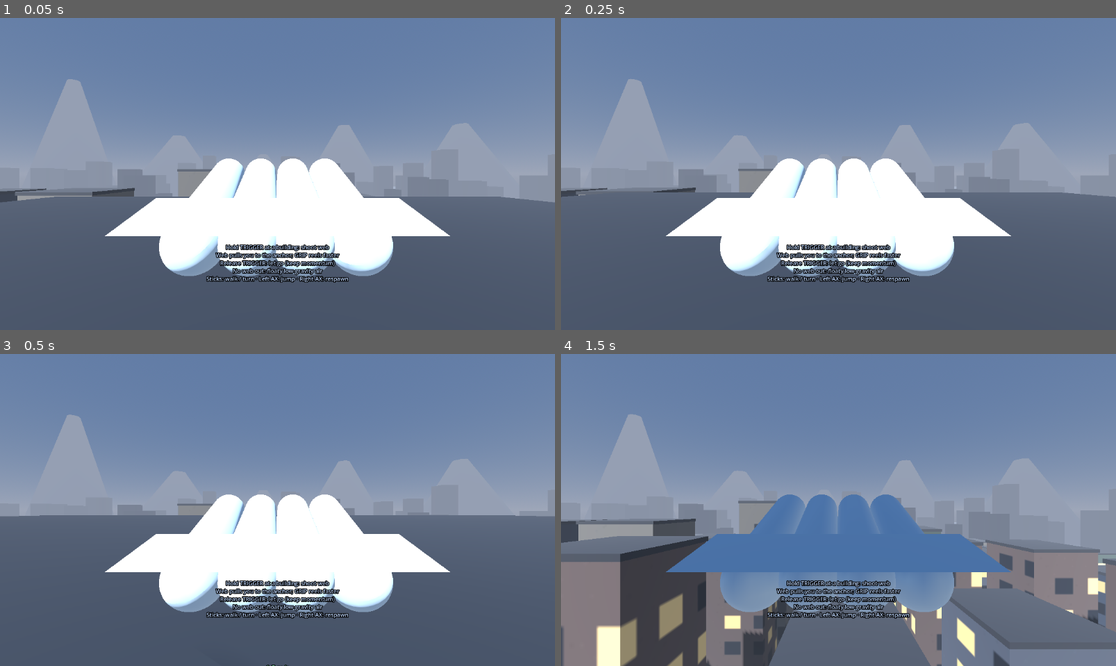
Above: before the commit, frames 1-4 (two rows, left to right).
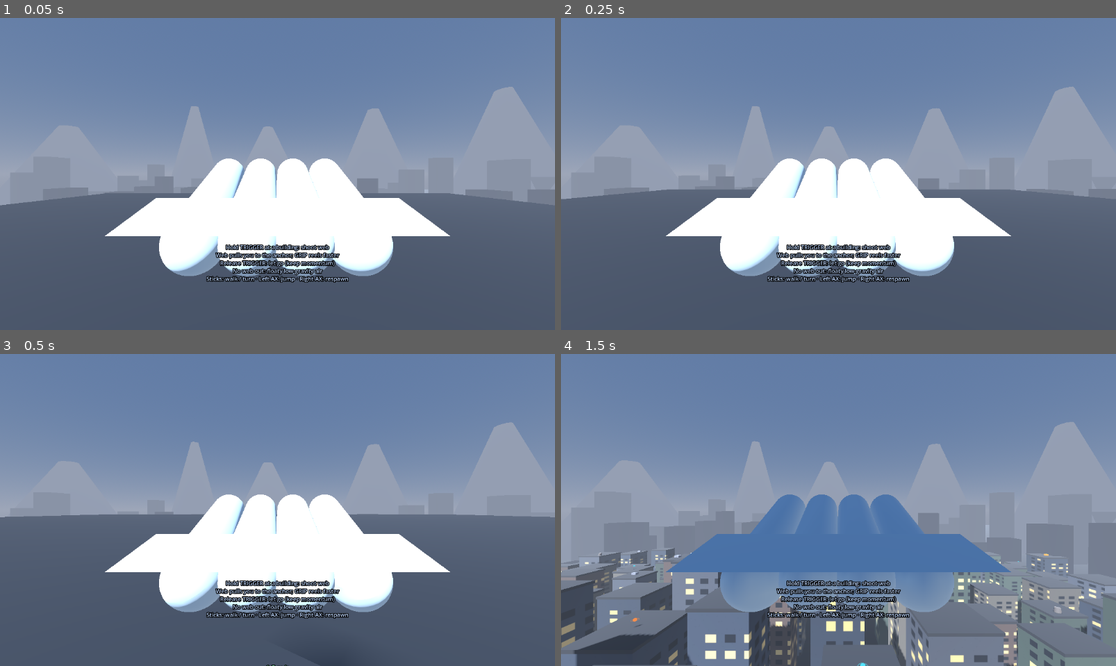
Above: after the commit, the same moments.

Repository: pblaas/free-floater
Game: Godot game, scene res://scenes/main.tscn
The game is run twice, just before and just after one commit, with the same random seed, the same clock (stepped at 60 frames per second) and the same inputs.
Inputs:
- Up to frame 1 (0.05 s): no input
- Up to frame 2 (0.25 s): no input
- Up to frame 3 (0.5 s): no input
- Up to frame 4 (1.5 s): no input

The runs differ from the first frame. In frame 1, 4.1% of the frame differs, in the area x 0-96%, y 19-81%; in frame 2, 3.7%; in frame 3, 3.1%; in frame 4, 22%, in the area x 0-100%, y 19-100%.

Commit message:
Adding powerups and scene detail

Diff:
--- a/app/project.godot
+++ b/app/project.godot
@@ -7,7 +7,7 @@
 [application]
 
 config/name="Free Floater"
-config/version="0.2.7"
+config/version="0.3.0"
 run/main_scene="res://scenes/main.tscn"
 config/features=PackedStringArray("4.7", "Mobile")
 
--- a/app/scripts/build_version.gd
+++ b/app/scripts/build_version.gd
@@ -1,2 +1,2 @@
 # Generated by tools/export.sh — do not edit.
-const TEXT := "v0.2.7 · 2026-11-10T22:41Z · 5dbb151"
+const TEXT := "v0.3.0 · 2026-11-10T23:16Z · 7daba67"
--- a/app/scripts/city_builder.gd
+++ b/app/scripts/city_builder.gd
@@ -12,10 +12,11 @@
 const CITY_SEED := 20261110
 const GROUND_SIZE := 1200.0
 const MIN_ROOF_CLEARANCE := 2.5
-const FACADE_W := 128
-const FACADE_H := 256
-const WINDOW_COLS := 5
-const WINDOW_ROWS := 12
+const FACADE_W := 256
+const FACADE_H := 512
+const WINDOW_COLS := 8
+const WINDOW_ROWS := 24
+const POWERUP_COUNT := 14
 
 @export var build_roof_hud := true
 
@@ -25,6 +26,9 @@
 var _rng := RandomNumberGenerator.new()
 var _textures: Array[ImageTexture] = []
 var _roof_mat: StandardMaterial3D
+var _ac_mat: StandardMaterial3D
+var _tank_mat: StandardMaterial3D
+var roof_spots: Array[Vector3] = []
 
 
 func _ready() -> void:
@@ -32,6 +36,7 @@
 	_build_materials()
 	_build_ground()
 	_build_buildings()
+	_build_powerups()
 	_build_light_rig()
 	_build_backdrop()
 
@@ -49,18 +54,24 @@
 	_roof_mat = StandardMaterial3D.new()
 	_roof_mat.albedo_color = Color(0.2, 0.21, 0.23)
 	_roof_mat.roughness = 0.95
+	_ac_mat = StandardMaterial3D.new()
+	_ac_mat.albedo_color = Color(0.55, 0.56, 0.6)
+	_ac_mat.roughness = 0.7
+	_tank_mat = StandardMaterial3D.new()
+	_tank_mat.albedo_color = Color(0.45, 0.42, 0.4)
+	_tank_mat.roughness = 0.8
 
 
 func _make_facade_texture(base: Color) -> ImageTexture:
 	var img := Image.create(FACADE_W, FACADE_H, false, Image.FORMAT_RGB8)
 	img.fill(base)
-	for i in 600:
+	for i in 3000:
 		var shade := _rng.randf_range(-0.05, 0.05)
 		var c := base * (1.0 + shade)
 		img.set_pixel(_rng.randi() % FACADE_W, _rng.randi() % FACADE_H, c)
-	var margin_x := 10.0
-	var margin_top := 12.0
-	var margin_bottom := 8.0
+	var margin_x := 20.0
+	var margin_top := 24.0
+	var margin_bottom := 16.0
 	var cell_w := (FACADE_W - margin_x * 2.0) / WINDOW_COLS
 	var cell_h := (FACADE_H - margin_top - margin_bottom) / WINDOW_ROWS
 	for row in WINDOW_ROWS:
@@ -129,6 +140,7 @@
 			var building := _make_building(pos, width, depth, height)
 			root.add_child(building)
 			building_count += 1
+			roof_spots.append(pos + Vector3(0.0, height + 0.5, 0.0))
 			if dist_to_center < SPACING:
 				spawn_building = building
 
@@ -170,6 +182,7 @@
 	roof_cap.material_override = _roof_mat
 	roof_cap.position = Vector3(0.0, height + 0.25, 0.0)
 	building.add_child(roof_cap)
+	_add_roof_prop(building, width, depth, height)
 
 	var body := StaticBody3D.new()
 	body.name = "Body"
@@ -197,6 +210,53 @@
 		building.add_child(roof)
 
 	return building
+
+
+func _add_roof_prop(building: Node3D, width: float, depth: float, height: float) -> void:
+	var roll := _rng.randf()
+	var prop := MeshInstance3D.new()
+	var x := _rng.randf_range(-(width * 0.5 - 1.6), width * 0.5 - 1.6)
+	var z := _rng.randf_range(-(depth * 0.5 - 1.6), depth * 0.5 - 1.6)
+	if roll < 0.18:
+		prop.name = "AcUnit"
+		var mesh := BoxMesh.new()
+		mesh.size = Vector3(1.4, 0.7, 1.1)
+		prop.mesh = mesh
+		prop.material_override = _ac_mat
+		prop.position = Vector3(x, height + 0.5 + 0.35, z)
+	elif roll < 0.3:
+		prop.name = "WaterTank"
+		var mesh := CylinderMesh.new()
+		mesh.top_radius = 0.55
+		mesh.bottom_radius = 0.6
+		mesh.height = 1.1
+		prop.mesh = mesh
+		prop.material_override = _tank_mat
+		prop.position = Vector3(x, height + 0.5 + 0.55, z)
+	else:
+		return
+	building.add_child(prop)
+
+
+func _build_powerups() -> void:
+	var container := Node3D.new()
+	container.name = "PowerUps"
+	add_child(container)
+	if roof_spots.is_empty():
+		return
+	var kinds := [PowerUp.LOWGRAV, PowerUp.TURBO]
+	for i in POWERUP_COUNT:
+		var spot := roof_spots[_rng.randi() % roof_spots.size()]
+		var pickup := PowerUp.new()
+		pickup.kind = kinds[i % kinds.size()]
+		pickup.position = spot + Vector3(0.0, 1.1, 0.0)
+		container.add_child(pickup)
+
+
+func random_roof_spot() -> Vector3:
+	if roof_spots.is_empty():
+		return Vector3.ZERO
+	return roof_spots[_rng.randi() % roof_spots.size()] + Vector3(0.0, 1.1, 0.0)
 
 
 func _build_backdrop() -> void:
--- /dev/null
+++ b/app/scripts/powerup.gd
@@ -0,0 +1,94 @@
+extends Node3D
+class_name PowerUp
+
+## Rooftop powerup orb: spins above a roof, hides on collect, respawns
+## at a random roof after a delay. Kind determines the buff and color.
+
+const LOWGRAV := "lowgrav"
+const TURBO := "turbo"
+const RESPAWN_SECONDS := 25.0
+const SPIN_SPEED := 1.8
+const BOB_AMPLITUDE := 0.25
+const BOB_SPEED := 2.0
+
+const COLORS := {
+	LOWGRAV: Color(0.3, 0.9, 1.0),
+	TURBO: Color(1.0, 0.55, 0.2),
+}
+
+var kind := LOWGRAV
+var collected := false
+
+var _phase := 0.0
+var _ring: MeshInstance3D
+var _core: MeshInstance3D
+
+
+func _ready() -> void:
+	add_to_group("powerups")
+	_phase = fmod(global_position.x + global_position.z, TAU)
+	var color: Color = COLORS[kind]
+
+	_core = MeshInstance3D.new()
+	_core.name = "Core"
+	var core_mesh := SphereMesh.new()
+	core_mesh.radius = 0.26
+	core_mesh.height = 0.52
+	core_mesh.radial_segments = 16
+	core_mesh.rings = 8
+	_core.mesh = core_mesh
+	var core_mat := StandardMaterial3D.new()
+	core_mat.shading_mode = BaseMaterial3D.SHADING_MODE_UNSHADED
+	core_mat.albedo_color = Color(color.r, color.g, color.b, 0.9)
+	_core.material_override = core_mat
+	add_child(_core)
+
+	_ring = MeshInstance3D.new()
+	_ring.name = "Ring"
+	var ring_mesh := TorusMesh.new()
+	ring_mesh.inner_radius = 0.42
+	ring_mesh.outer_radius = 0.5
+	ring_mesh.rings = 24
+	_ring.mesh = ring_mesh
+	var ring_mat := StandardMaterial3D.new()
+	ring_mat.shading_mode = BaseMaterial3D.SHADING_MODE_UNSHADED
+	ring_mat.transparency = BaseMaterial3D.TRANSPARENCY_ALPHA
+	ring_mat.albedo_color = Color(color.r, color.g, color.b, 0.45)
+	_ring.material_override = ring_mat
+	add_child(_ring)
+
+
+func _process(delta: float) -> void:
+	if collected:
+		return
+	_phase += delta
+	_ring.rotate(Vector3.UP, SPIN_SPEED * delta)
+	_core.position = Vector3(0.0, sin(_phase * BOB_SPEED) * BOB_AMPLITUDE, 0.0)
+
+
+func is_available() -> bool:
+	return not collected
+
+
+func collect() -> void:
+	collected = true
+	visible = false
+	set_process(false)
+	get_tree().create_timer(RESPAWN_SECONDS).timeout.connect(_respawn)
+
+
+func _respawn() -> void:
+	var city := _find_city()
+	if city != null:
+		global_position = city.random_roof_spot()
+	_phase = fmod(global_position.x + global_position.z, TAU)
+	collected = false
+	visible = true
+	set_process(true)
+
+
+func _find_city() -> Node:
+	var node := get_parent()
+	while node != null and not (node is CityBuilder):
+		node = node.get_parent()
+	return node
--- a/app/scripts/web_rig.gd
+++ b/app/scripts/web_rig.gd
@@ -35,6 +35,11 @@
 const CORD_RADIUS := 0.012
 const AIM_DOT_RADIUS := 0.05
 const HAND_TILT_DEGREES := 72.0
+const POWERUP_DURATION := 20.0
+const POWERUP_COLLECT_RADIUS := 1.3
+const LOWGRAV_GRAVITY_SCALE := 0.65
+const TURBO_SPEED_SCALE := 1.6
+const TURBO_REEL_SCALE := 1.5
 const HUD_FADE_SECONDS := 12.0
 
 @export var spawn_point := Vector3(0.0, 30.0, 0.0)
@@ -53,17 +58,24 @@
 var _hint: Label3D
 var _status: Label3D
 var _webs := {}
+var _powerup_times := {}
+var _aura: OmniLight3D
+var _aura_color := Color(0.0, 0.0, 0.0)
+var _land_fx: GPUParticles3D
 
 
 func _ready() -> void:
 	_setup_webs()
 	_setup_hud()
+	_setup_aura()
+	_setup_landing_fx()
 	respawn()
 
 
 func _process(delta: float) -> void:
 	_update_web_inputs()
 	_update_locomotion(delta)
+	_update_powerups(delta)
 	_update_cords()
 	_update_hud(delta)
 
@@ -133,6 +145,7 @@
 		"anchor": Vector3.ZERO,
 		"rope_length": 0.0,
 		"cord": cord,
+		"cord_color": color,
 		"pressed_was": false,
 		"aim_dot": dot,
 		"aiming_was": false,
@@ -249,7 +262,7 @@
 	web["pressed_was"] = pressed
 	if bool(web["attached"]):
 		var delta := get_process_delta_time()
-		var reel := WEB_PULL_SPEED
+		var reel := _reel_base()
 		if hand.get_float("grip") > 0.5 or hand.is_button_pressed("grip_click"):
 			reel += GRIP_REEL_SPEED
 		web["rope_length"] = maxf(float(web["rope_length"]) - reel * delta, MIN_ROPE)
@@ -303,7 +316,7 @@
 	else:
 		_velocity.y -= (_swing_gravity()) * delta
 		_apply_air_steer(delta)
-		_velocity = _velocity.limit_length(MAX_SPEED)
+		_velocity = _velocity.limit_length(_max_speed())
 		var prev_y := global_position.y
 		global_position += _velocity * delta
 		_solve_web_constraints(delta)
@@ -342,6 +355,9 @@
 		return
 	global_position.y = surface_y
 	_velocity.y = 0.0
+	if _land_fx != null:
+		_land_fx.global_position = global_position + Vector3(0.0, 0.1, 0.0)
+		_land_fx.restart()
 
 
 func _apply_ground_friction(delta: float) -> void:
@@ -432,7 +448,89 @@
 
 
 func _swing_gravity() -> float:
-	return SWING_GRAVITY if _any_attached() else FLOAT_GRAVITY
+	var base := SWING_GRAVITY if _any_attached() else FLOAT_GRAVITY
+	if _powerup_times.has(PowerUp.LOWGRAV):
+		base *= LOWGRAV_GRAVITY_SCALE
+	return base
+
+
+func _max_speed() -> float:
+	return MAX_SPEED * (TURBO_SPEED_SCALE if _powerup_times.has(PowerUp.TURBO) else 1.0)
+
+
+func _reel_base() -> float:
+	return WEB_PULL_SPEED * (TURBO_REEL_SCALE if _powerup_times.has(PowerUp.TURBO) else 1.0)
+
+
+func _setup_aura() -> void:
+	_aura = OmniLight3D.new()
+	_aura.name = "PowerUpAura"
+	_aura.omni_range = 9.0
+	_aura.light_energy = 1.3
+	_aura.visible = false
+	camera.add_child(_aura)
+
+
+func _setup_landing_fx() -> void:
+	_land_fx = GPUParticles3D.new()
+	_land_fx.name = "LandFx"
+	_land_fx.emitting = false
+	_land_fx.one_shot = true
+	_land_fx.amount = 10
+	_land_fx.lifetime = 0.6
+	_land_fx.explosiveness = 1.0
+	var pm := ParticleProcessMaterial.new()
+	pm.direction = Vector3(0.0, 1.0, 0.0)
+	pm.spread = 65.0
+	pm.initial_velocity_min = 1.5
+	pm.initial_velocity_max = 3.0
+	pm.gravity = Vector3(0.0, -6.0, 0.0)
+	pm.scale_min = 0.4
+	pm.scale_max = 0.8
+	pm.color = Color(0.72, 0.74, 0.8, 0.6)
+	_land_fx.process_material = pm
+	var draw := SphereMesh.new()
+	draw.radius = 0.07
+	draw.height = 0.14
+	draw.radial_segments = 8
+	draw.rings = 4
+	var draw_mat := StandardMaterial3D.new()
+	draw_mat.shading_mode = BaseMaterial3D.SHADING_MODE_UNSHADED
+	draw_mat.transparency = BaseMaterial3D.TRANSPARENCY_ALPHA
+	draw_mat.albedo_color = Color(0.8, 0.82, 0.86, 0.55)
+	draw.material = draw_mat
+	_land_fx.draw_pass_1 = draw
+	add_child(_land_fx)
+
+
+func _update_powerups(delta: float) -> void:
+	for kind in _powerup_times.keys():
+		_powerup_times[kind] = float(_powerup_times[kind]) - delta
+		if float(_powerup_times[kind]) <= 0.0:
+			_powerup_times.erase(kind)
+	var cam := camera.global_position
+	for node in get_tree().get_nodes_in_group("powerups"):
+		var pickup := node as PowerUp
+		if pickup == null or not pickup.is_available():
+			continue
+		if pickup.global_position.distance_to(cam) <= POWERUP_COLLECT_RADIUS:
+			pickup.collect()
+			_activate_powerup(pickup.kind)
+	if _powerup_times.is_empty() or _aura == null:
+		if _aura != null:
+			_aura.visible = false
+		return
+	_aura.visible = true
+	_aura.light_color = _aura_color
+
+
+func _activate_powerup(kind: String) -> void:
+	_powerup_times[kind] = POWERUP_DURATION
+	var color: Color = PowerUp.COLORS[kind]
+	_aura_color = color if _aura_color.is_equal_approx(Color(0.0, 0.0, 0.0)) else _aura_color.lerp(color, 0.5)
+	var label := "Anti-Gravity" if kind == PowerUp.LOWGRAV else "Turbo Swing"
+	_flash_hint("POWER UP — %s" % label)
+	_pulse_haptic(right_controller, 0.6)
 
 
 func _any_attached() -> bool:
@@ -528,6 +626,13 @@
 		cord.visible = false
 		return
 	cord.visible = true
+	var mat := cord.material_override as StandardMaterial3D
+	var base := web["cord_color"] as Color
+	if _grip_held():
+		var pulse := float(Time.get_ticks_msec()) * 0.012
+		mat.albedo_color = base * (1.0 + 0.3 * sin(pulse))
+	else:
+		mat.albedo_color = base
 	cord.global_position = (from + anchor) * 0.5
 	cord.look_at(anchor, Vector3.UP)
 	cord.rotate_object_local(Vector3.RIGHT, PI * 0.5)
@@ -551,14 +656,19 @@
 		sides += "L "
 	if bool(_webs["R"]["attached"]):
 		sides += "R "
+	var buffs := ""
+	for kind in [PowerUp.LOWGRAV, PowerUp.TURBO]:
+		if _powerup_times.has(kind):
+			var label := "LOW-G" if kind == PowerUp.LOWGRAV else "TURBO"
+			buffs += "  ·  %s %ds" % [label, int(ceil(float(_powerup_times[kind])))]
 	var speed := _velocity.length()
 	if bool(_webs["L"]["attached"]) or bool(_webs["R"]["attached"]):
 		var reel_note := "  ·  reel" if _grip_held() else ""
-		_status.text = "web: %s  ·  %.1f m/s%s" % [sides.strip_edges(), speed, reel_note]
+		_status.text = "web: %s  ·  %.1f m/s%s%s" % [sides.strip_edges(), speed, reel_note, buffs]
 	elif speed > 1.0:
-		_status.text = "%.1f m/s" % speed
+		_status.text = "%.1f m/s%s" % [speed, buffs]
 	else:
-		_status.text = ""
+		_status.text = buffs.strip_edges()
 
 
 func _flash_hint(text: String) -> void:
Not shown, added: app/scripts/powerup.gd.uid
